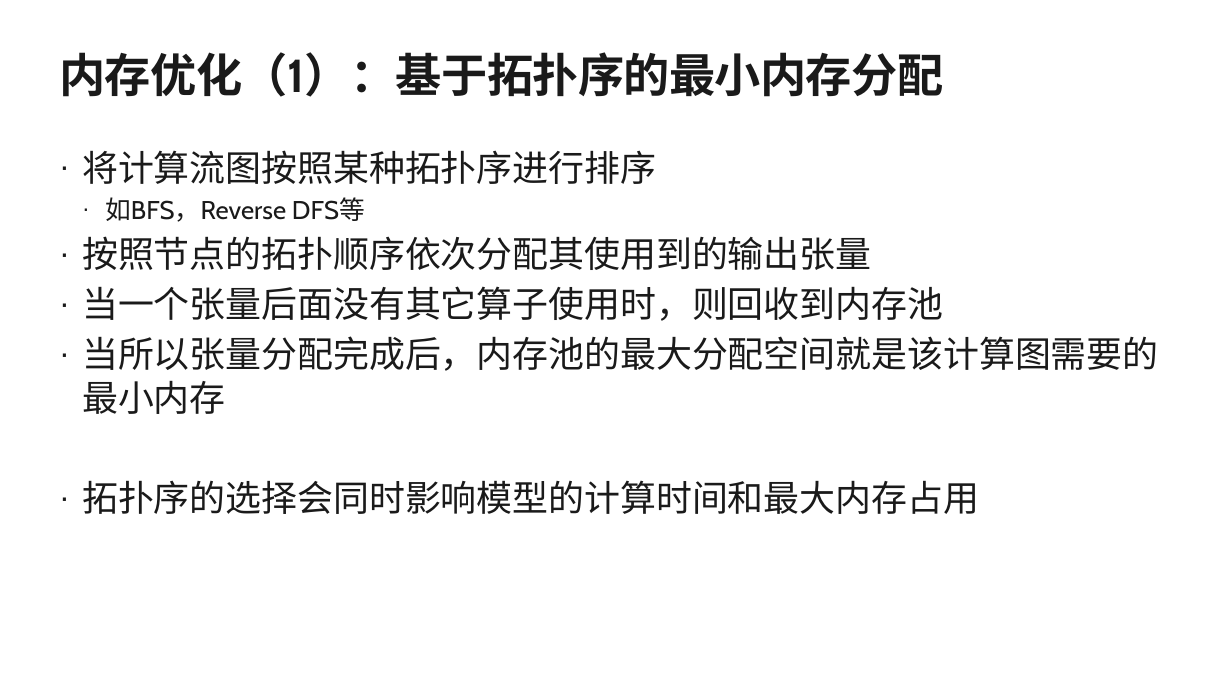
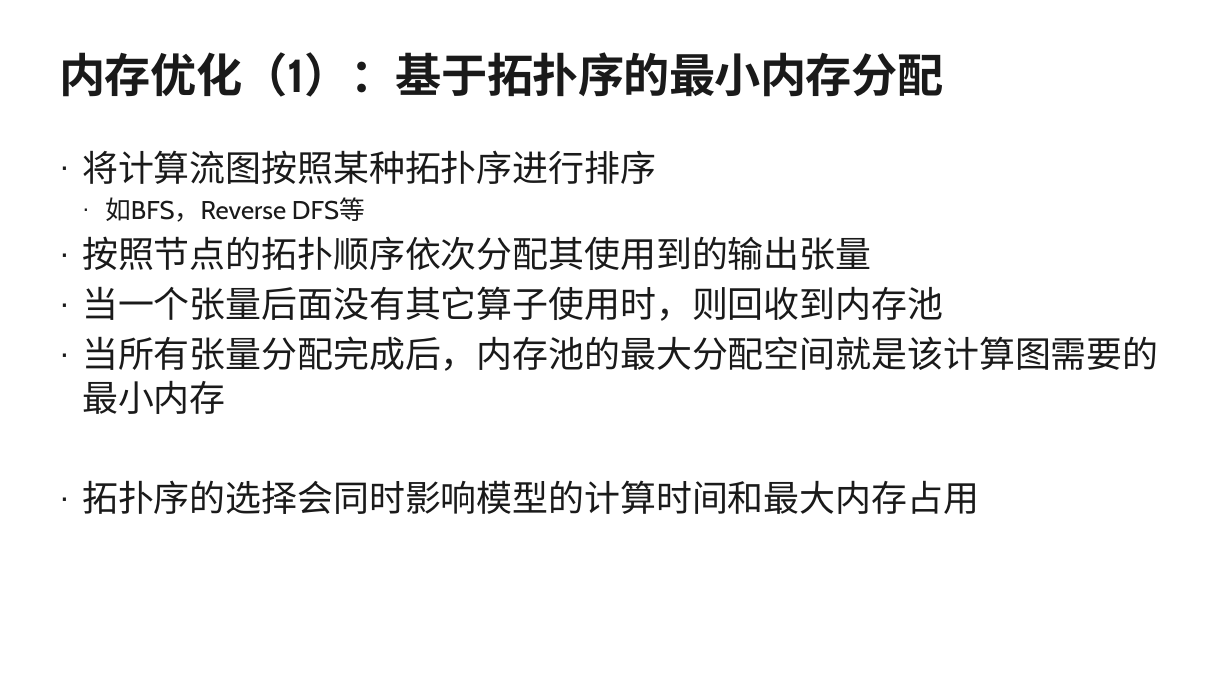
Before and after one commit to microsoft/AI-System, a slide deck: slide 23 of Lectures/AdvancedTopics/SystemforAI-9-Compilation and Optimization.ppsx (slide 20 before the commit). Drawn at 1232x693 pixels with LibreOffice and Linux fonts; fonts in the diff are those of the drawing; background and template pictures are left out. Boxes give left, top, right and bottom in pixels: in the first picture for what was removed or moved away, otherwise in the second. Text is boxed around its words. In the diff, an @@ line names an element or a change of style, - is before the commit and + after.

```diff
--- a/Lectures/AdvancedTopics/SystemforAI-9-Compilation and Optimization.ppsx
+++ b/Lectures/AdvancedTopics/SystemforAI-9-Compilation and Optimization.ppsx
@@ text at [82, 336, 1158, 414]: text changed @@
-· 当所以张量分配完成后，内存池的最大分配空间就是该计算图需要的最小内存
+· 当所有张量分配完成后，内存池的最大分配空间就是该计算图需要的最小内存
```
Also in this commit, not shown: 12 other slides changed, 17 slides added, 7 slides removed, 4 other files.
